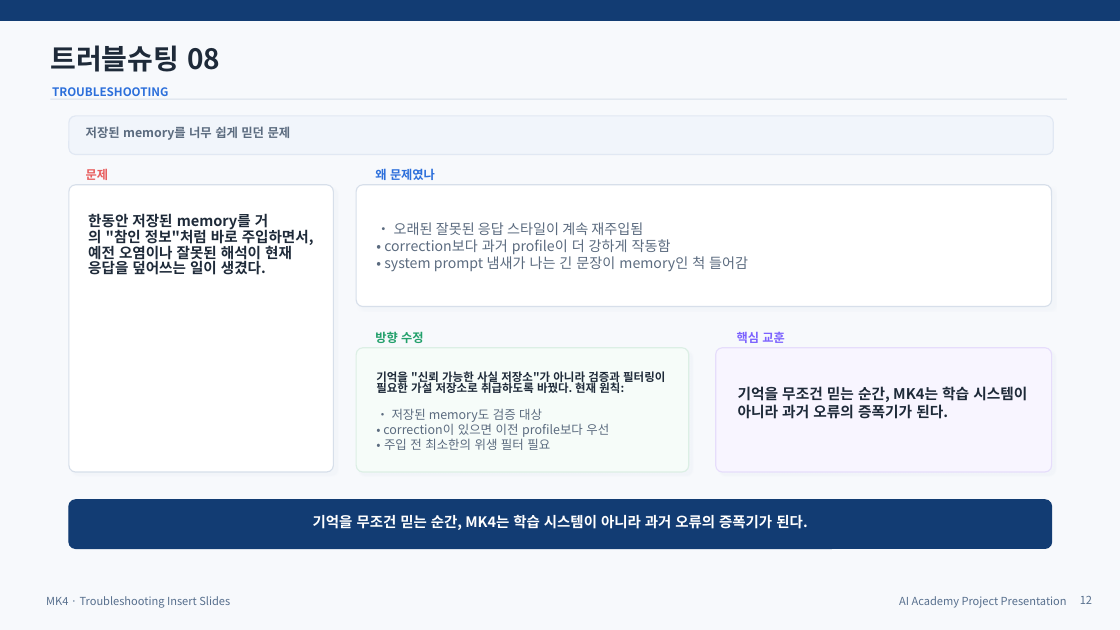
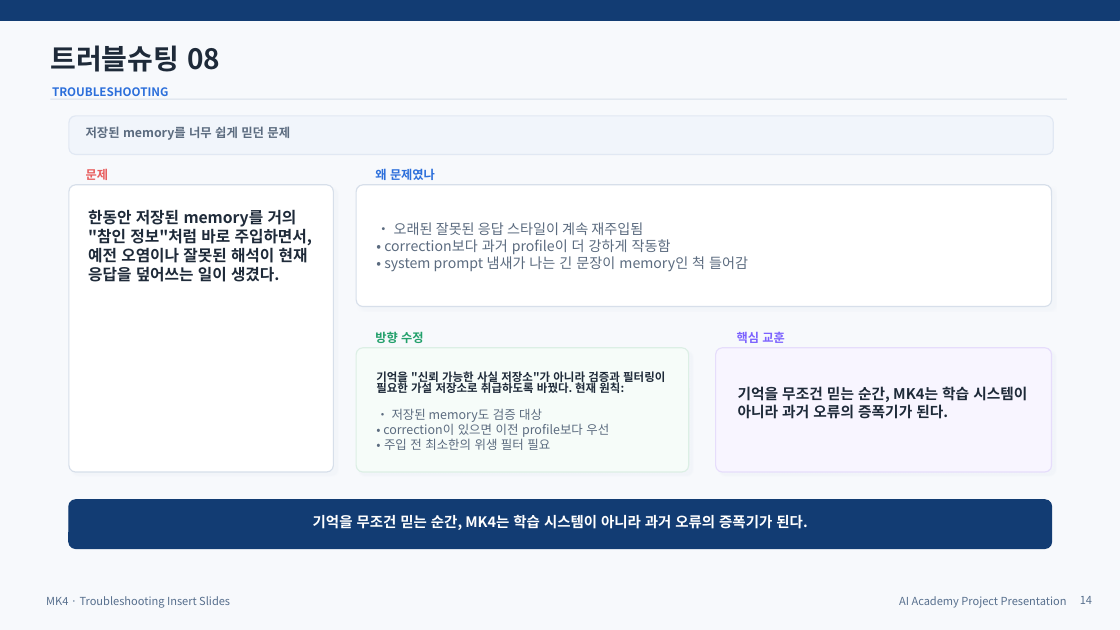
Before and after one commit to FoggyCaligo/MACHI, a slide deck: slide 14 of MK4/MK4_LLM_발표자료.pptx (slide 12 before the commit). Drawn at 1120x630 pixels with LibreOffice and Linux fonts; fonts in the diff are those of the drawing. Boxes give left, top, right and bottom in pixels: in the first picture for what was removed or moved away, otherwise in the second. Text is boxed around its words. In the diff, an @@ line names an element or a change of style, - is before the commit and + after.

```diff
--- a/MK4/MK4_LLM_발표자료.pptx
+++ b/MK4/MK4_LLM_발표자료.pptx
@@ text "한동안 저장된 memory를 거의 "참인 ..." at [88,209,312,282]: size 12.5 to 13.5 pt; line spacing 0.9 to 1 @@
@@ shadow changed in 3 elements at [69,185,334,472], [356,185,1052,307], [356,348,689,472] @@
@@ page number at [1080,596,1092,604]: text changed @@
-12
+14
```
Also in this commit, not shown: 23 other slides changed, 2 slides added, 3 other files.
